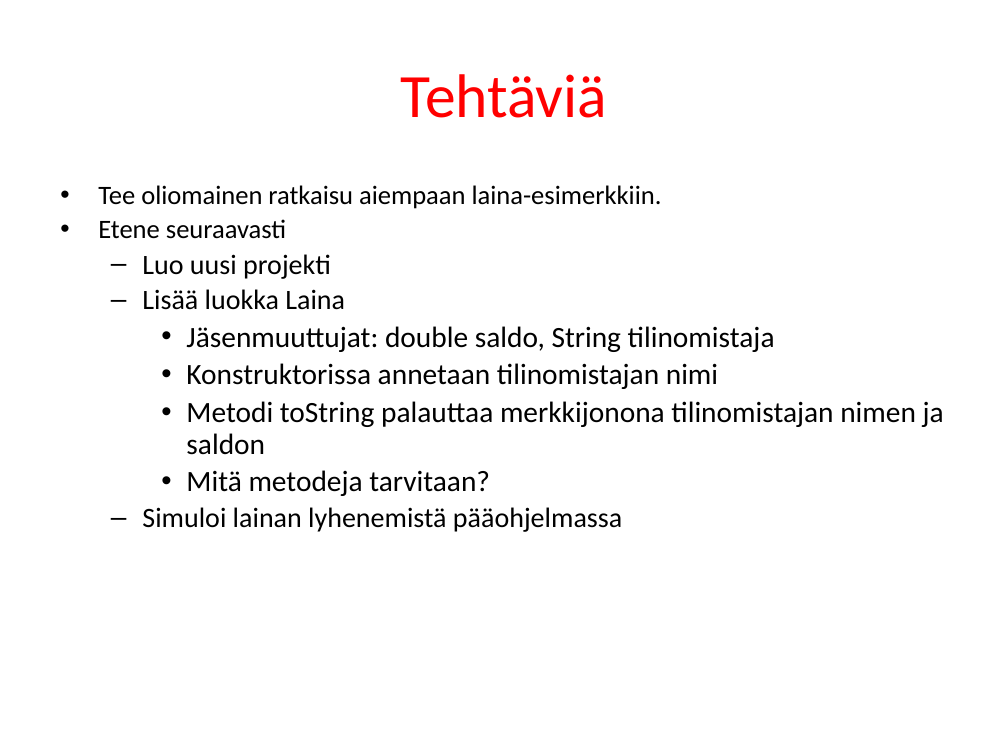
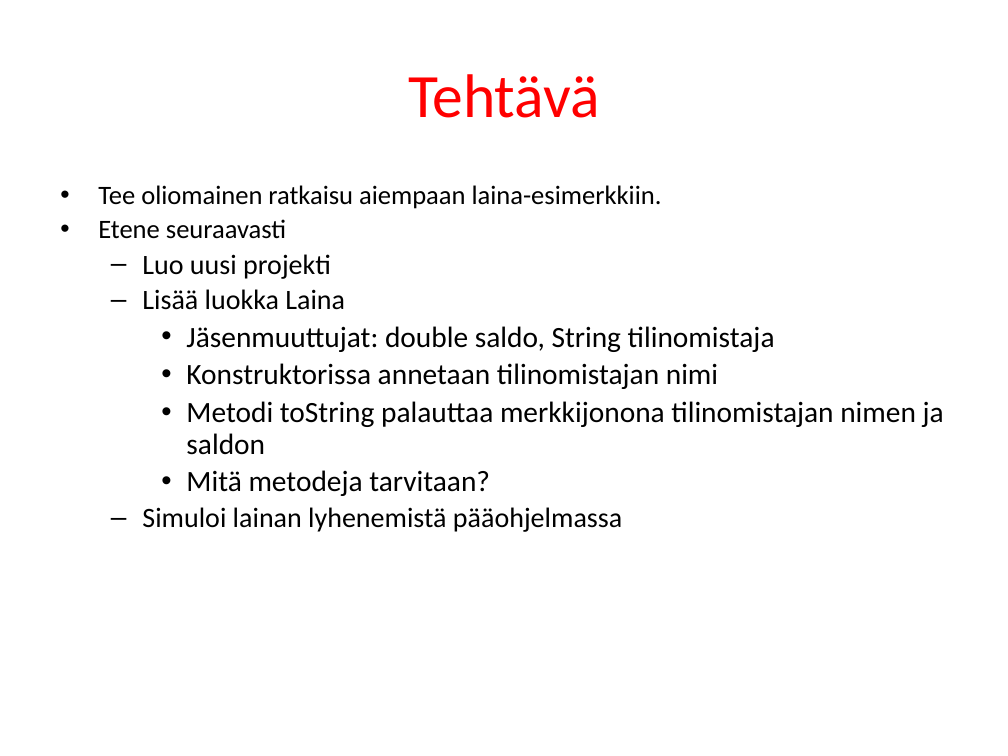
Before and after one commit to lpemake/TITE13oh, a slide deck: slide 37 of Olio-ohjelmointi.pptx. Drawn at 1008x756 pixels with LibreOffice and Linux fonts; fonts in the diff are those of the drawing. Boxes give left, top, right and bottom in pixels: in the first picture for what was removed or moved away, otherwise in the second. Text is boxed around its words. In the diff, an @@ line names an element or a change of style, - is before the commit and + after.

```diff
--- a/Olio-ohjelmointi.pptx
+++ b/Olio-ohjelmointi.pptx
@@ title at (408,74,600,118): text changed @@
-Tehtäviä
+Tehtävä
```
Also in this commit, not shown: 98 slides added, 58 other files.
